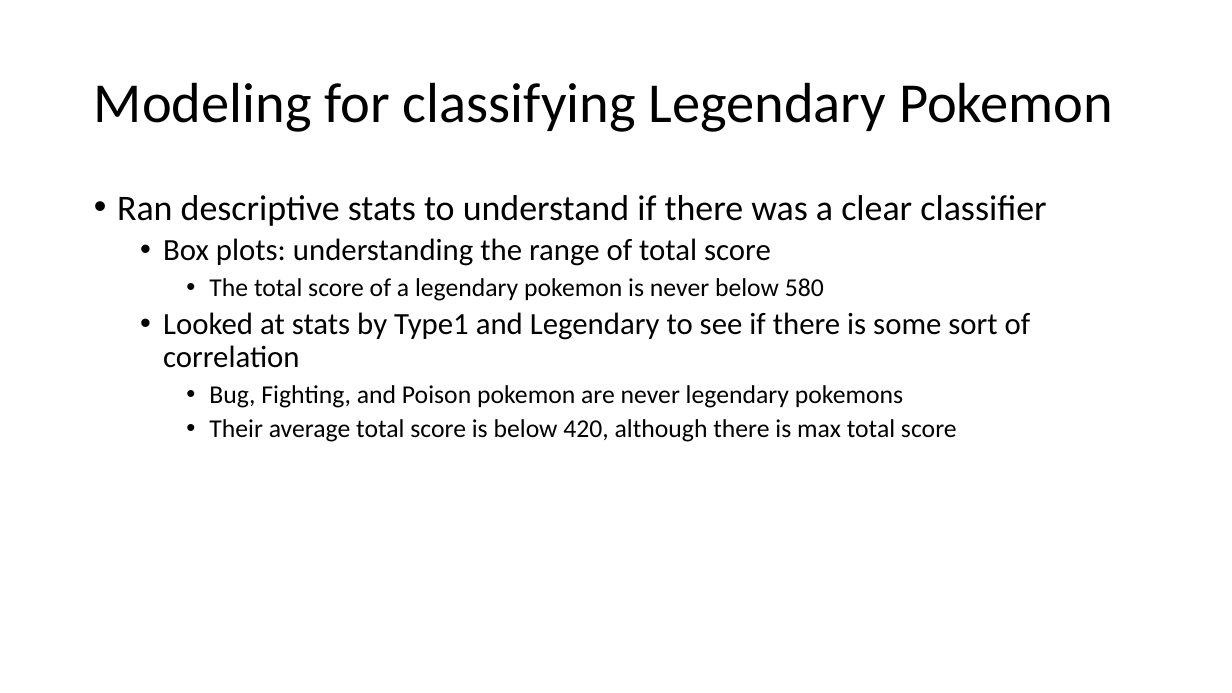
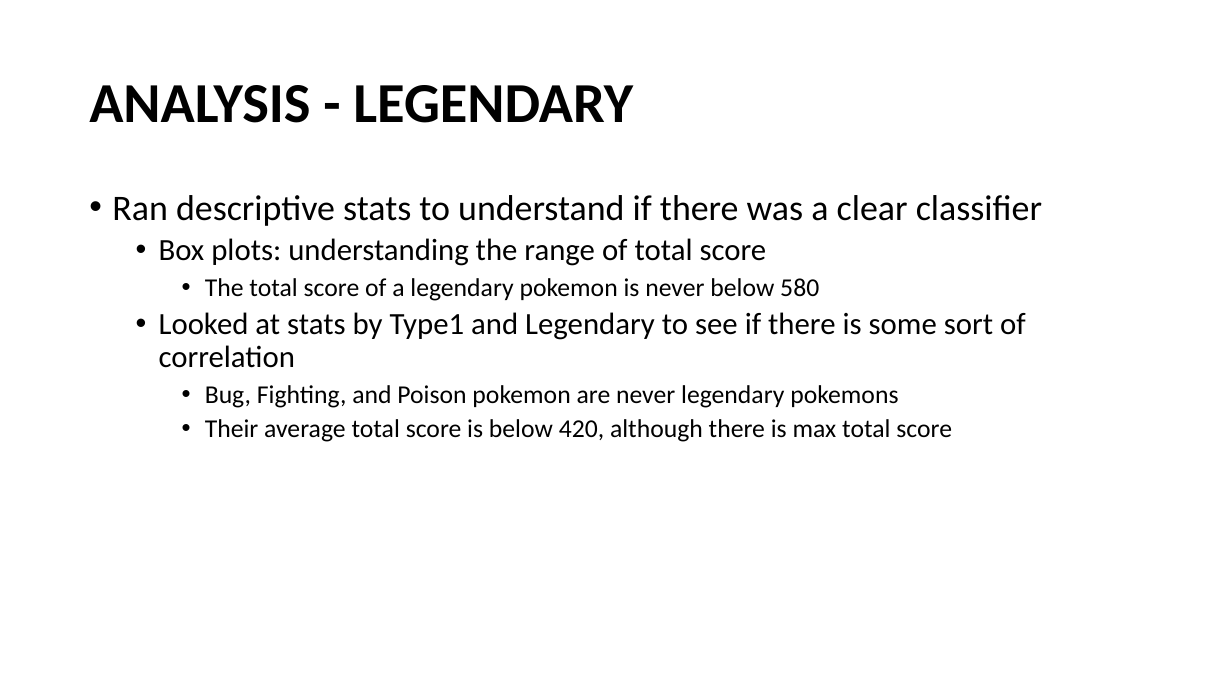
Before and after one commit to bchen150/GA_Homework, a slide deck: slide 7 of Pokemon/Classifying_Pokemon_final_project.pptx. Drawn at 1232x693 pixels with LibreOffice and Linux fonts; fonts in the diff are those of the drawing; background and template pictures are left out. Boxes give left, top, right and bottom in pixels: in the first picture for what was removed or moved away, otherwise in the second. Text is boxed around its words. In the diff, an @@ line names an element or a change of style, - is before the commit and + after.

```diff
--- a/Pokemon/Classifying_Pokemon_final_project.pptx
+++ b/Pokemon/Classifying_Pokemon_final_project.pptx
@@ title at (89, 85, 633, 123): text changed; bold on @@
-Modeling for classifying Legendary Pokemon
+ANALYSIS - LEGENDARY
@@ text "Ran descriptive stats to understand ...": place and size @@
-text "Ran descriptive stats to understand ..." at (117, 195, 1046, 442)
+text "Ran descriptive stats to understand ..." at (112, 195, 1042, 442)
```
Also in this commit, not shown: 10 other slides changed.
